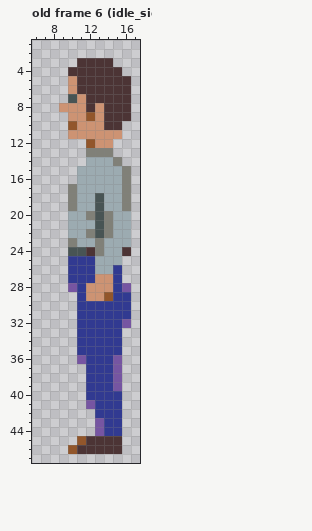
Pixel-art file, stored at resources/character.aseprite. This is how it looked before the edit.
24x48 pixels, 19 frames. Shown: old frame 6 (idle_side): x 6..17, y 1..47. The commit also changed other frames, which this record leaves out.
After the commit:
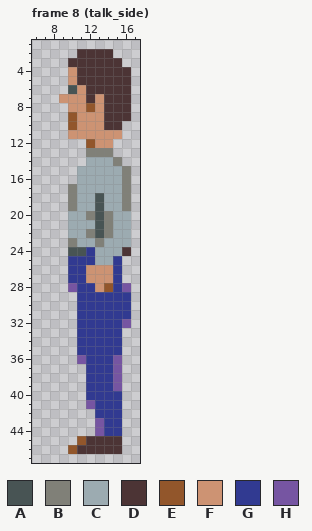
Palette (. is transparent): A #485454  B #808078  C #9cabb1  D #4c3435  E #92562b  F #cd9373  G #313a91  H #7655a2
A new or re-ordered frame is compared with the old frame closest to it.
Edits made:
frames 19 -> 23
Frame 8 (talk_side) is new; against old frame 6 (idle_side):
Colour A replaces colour F in row 6 at x 10.
Colour C replaces colour B in row 24 at x 13.
Colour D is added in row 2 at x 11 to 14; in row 3 at x 10 and 15; in row 4 at x 16.
Colour E replaces colour D in row 8 at x 12.
Colour E replaces colour F in row 9 at x 10; in row 28 at x 14.
Colour F is added in row 7 at x 9.
Colour F replaces colour A in row 7 at x 10.
Colour F replaces colour C in row 26 at x 13 to 14.
Colour F replaces colour D in row 4 at x 10; in row 6 at x 11; in row 7 at x 13.
Colour F replaces colour E in row 9 at x 12.
Colour F replaces colour G in rows 26 to 27 at x 12.
Colour G replaces colour C in row 25 at x 15.
Colour G replaces colour D in row 24 at x 12.
Colour G replaces colour E in row 29 at x 14.
Colour G replaces colour F in row 28 at x 12; in row 29 at x 12 to 13.
The author cleared colour F in row 8 at x 9.
Pixel boxes of the changes (left, top, right, bottom) in both pictures:
changed: (59, 49, 131, 121)
changed: (86, 247, 122, 301)
